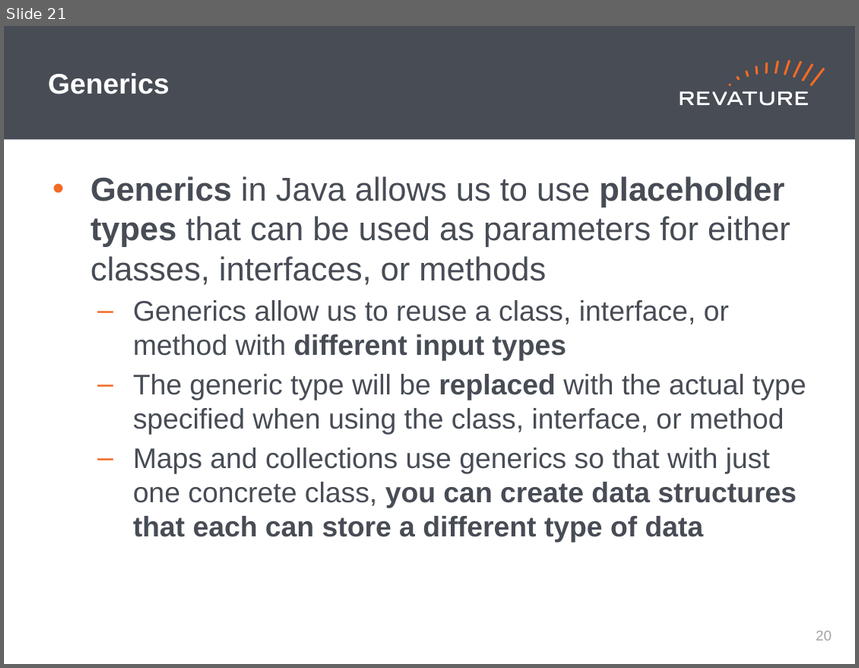
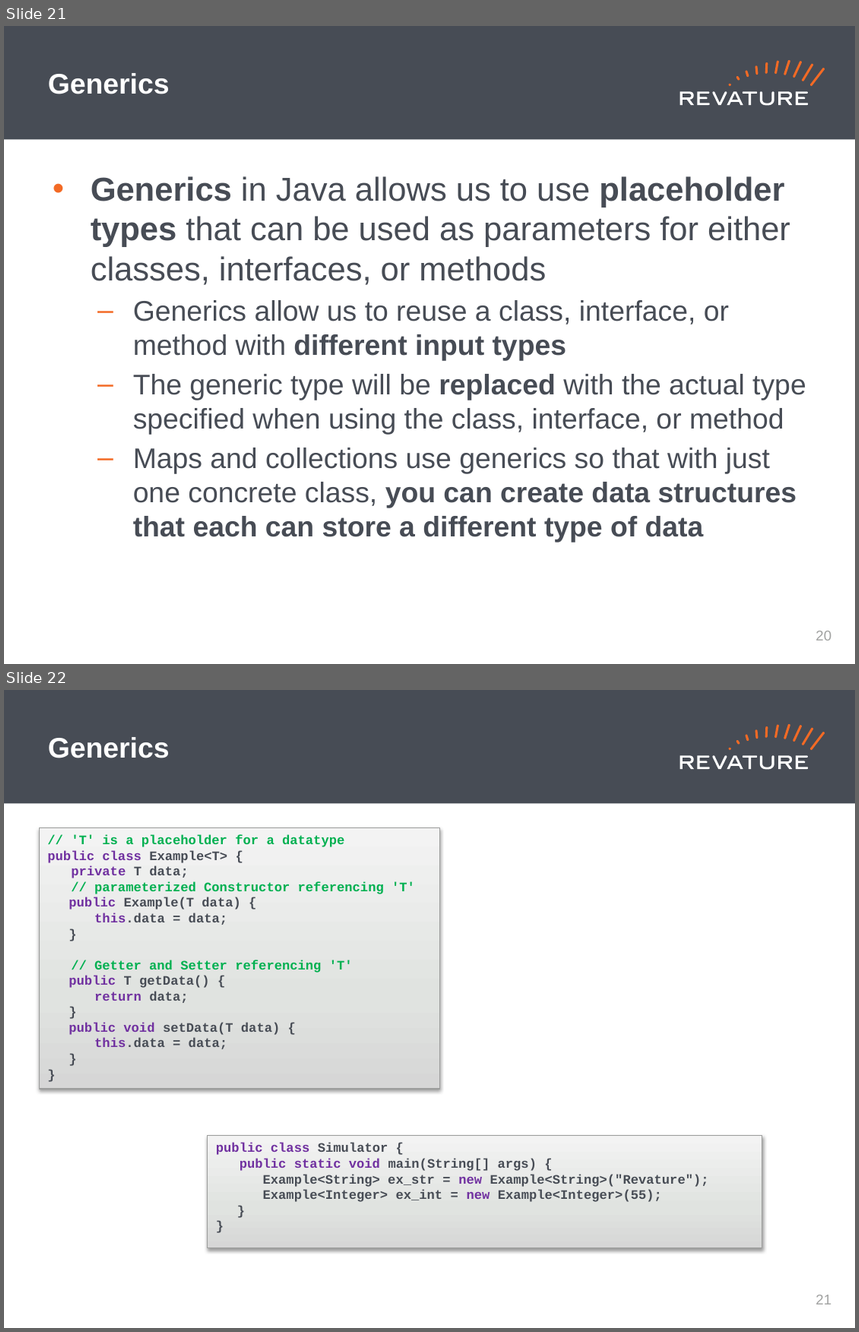
Before and after one commit to jhigherevature/spark-examples, a slide deck: revised-ppts/Day 16 PPT.pptx. Shown one above the other, each under a label of ours: slide 21 before the commit, slides 21 and 22 after it. The pictures are 859x668 and 859x1332 pixels, drawn with LibreOffice and Linux fonts; fonts in the diff are those of the drawing. Boxes give left, top, right and bottom in pixels: in the first picture for what was removed or moved away, otherwise in the second. Text is boxed around its words. In the diff, an @@ line names an element or a change of style, - is before the commit and + after.

```diff
--- a/revised-ppts/Day 16 PPT.pptx
+++ b/revised-ppts/Day 16 PPT.pptx
@@ slide 22 added at bbox=[4, 690, 855, 1328], background #FFFFFF; not listed: 19 template elements that a slide beside it also shows @@
@@ title added at bbox=[48, 737, 170, 758], 24 pt, text #FFFFFF, bold @@
+Generics
@@ rectangle added at bbox=[39, 828, 439, 1089], fill gradient #D6D7D6 to #E2E2E2 to #F4F4F4, outline #9C9D9C 0.75 pt, 11 pt, text #00B050, bold @@
+// 'T' is a placeholder for a datatype
+public class Example<T> {
+private T data;
+// parameterized Constructor referencing 'T'
+public Example(T data) {
+this.data = data;
+}
+// Getter and Setter referencing 'T'
+public T getData() {
+return data;
+}
+public void setData(T data) {
+this.data = data;
+}
+}
@@ rectangle added at bbox=[208, 1135, 762, 1248], fill gradient #D6D7D6 to #E2E2E2 to #F4F4F4, outline #9C9D9C 0.75 pt, 11 pt, text #474C55, bold @@
+public class Simulator {
+public static void main(String[] args) {
+Example<String> ex_str = new Example<String>("Revature");
+Example<Integer> ex_int = new Example<Integer>(55);
+}
+}
@@ page number added at bbox=[816, 1295, 832, 1305], 12 pt, text #A0A1A0 @@
+21
```
Also in this commit, not shown: 7 slides changed, 1 slide removed, 6 other files.
